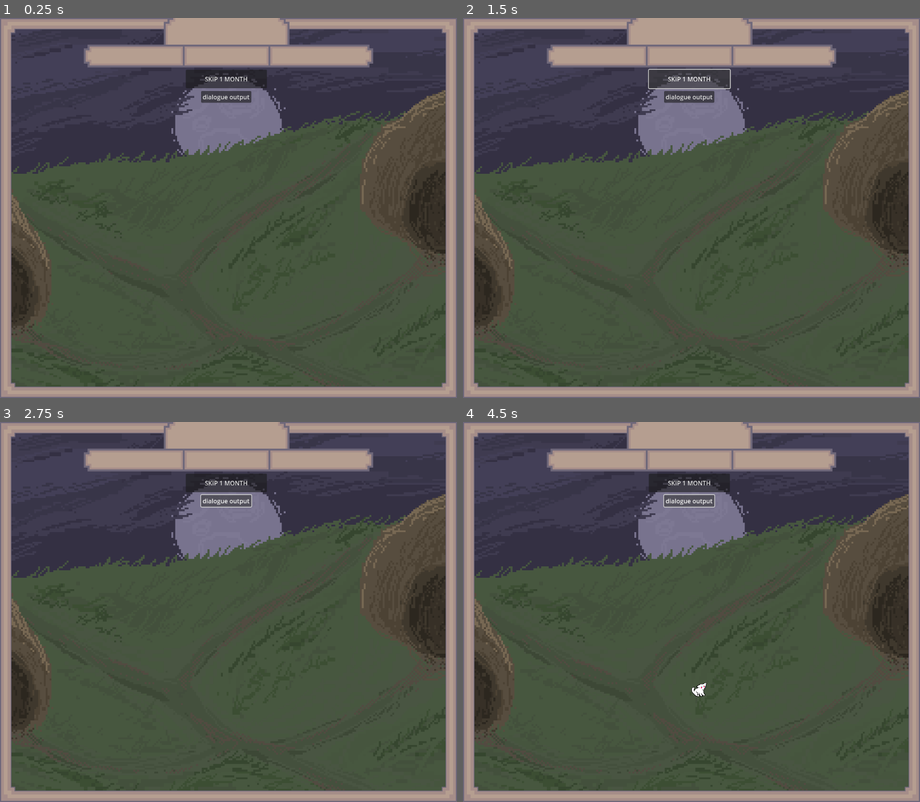
Above: before the commit, frames 1-4 (two rows, left to right).
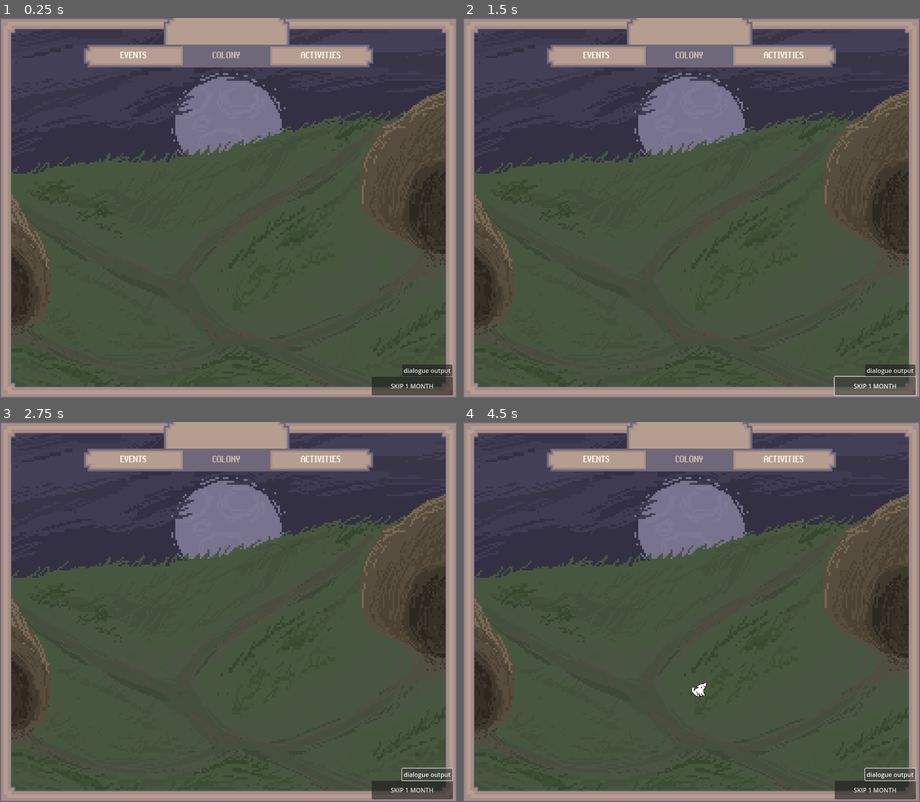
Above: after the commit, the same moments.

Repository: kanapuro/FelGen
Game: Godot game, scene res://scenes/ColonyView.tscn
Two runs of this game, one before a commit and one after it. Both use one fixed random seed, a clock stepped at 60 frames per second and the inputs below.
Inputs:
- Up to frame 1 (0.25 s): no input
- Up to frame 2 (1.5 s): click "SKIP 1 MONTH" at 0.5 s; click "SKIP 1 MONTH" at 1.25 s
- Up to frame 3 (2.75 s): click "dialogue output" at 2 s
- Up to frame 4 (4.5 s): click "dialogue output" at 2.75 s; click "SKIP 1 MONTH" at 3.5 s; click "dialogue output" at 4.25 s

The runs differ from the first frame. In frame 1, 3.3% of the frame differs, in the area x 26-100%, y 7-100%; in frame 2, 2.7%; in frame 3, 3.2%; in frame 4, 3.2%.

Commit message:
ui and topbar update
additional ui changes and functioning buttons + labels

Diff:
--- a/scenes/CatPage.tscn
+++ b/scenes/CatPage.tscn
@@ -1,6 +1,6 @@
 [gd_scene load_steps=6 format=3 uid="uid://b6rtkj6kpm8fd"]
 
-[ext_resource type="Texture2D" uid="uid://dg3o57hoy7eel" path="res://resources/ui/LIGHTbackground.png" id="1_d42bg"]
+[ext_resource type="Texture2D" uid="uid://dg3o57hoy7eel" path="res://resources/ui/LIGHT/LIGHTbackground.png" id="1_d42bg"]
 [ext_resource type="Script" uid="uid://bcxfi7hos02ou" path="res://scripts/CatPage.gd" id="1_sbb08"]
 [ext_resource type="FontFile" uid="uid://bd5jlefpj0cvq" path="res://resources/ui/runescape_uf.ttf" id="2_exu3d"]
 
--- a/scenes/ColonyView.tscn
+++ b/scenes/ColonyView.tscn
@@ -1,10 +1,19 @@
-[gd_scene load_steps=6 format=3 uid="uid://di5qd5vd0l7u7"]
+[gd_scene load_steps=12 format=3 uid="uid://di5qd5vd0l7u7"]
 
 [ext_resource type="PackedScene" uid="uid://bs13fm218nhyk" path="res://scenes/placeholdercamp1.tscn" id="1_slrft"]
-[ext_resource type="Texture2D" uid="uid://p7325v08yupw" path="res://resources/ui/LIGHTmainborder.png" id="2_y81b7"]
-[ext_resource type="Texture2D" uid="uid://cbgkoueu7maod" path="res://resources/ui/LIGHTtopbar.png" id="3_id520"]
+[ext_resource type="Texture2D" uid="uid://p7325v08yupw" path="res://resources/ui/LIGHT/LIGHTmainborder.png" id="2_y81b7"]
+[ext_resource type="Texture2D" uid="uid://cbgkoueu7maod" path="res://resources/ui/LIGHT/LIGHTtopbar.png" id="3_id520"]
 [ext_resource type="Script" uid="uid://dr0um4wpf6uap" path="res://scripts/TimeSkip.gd" id="4_61481"]
+[ext_resource type="Script" uid="uid://cvp3pd25a5bbf" path="res://scenes/Topbar.gd" id="4_ku7un"]
+[ext_resource type="Texture2D" uid="uid://u56jsiwcrcyj" path="res://resources/ui/LIGHT/LIGHTtopbarLEFT.png" id="4_y81b7"]
+[ext_resource type="Texture2D" uid="uid://dhmq03cc6pr2i" path="res://resources/ui/LIGHT/LIGHTtopbarMIDDLE.png" id="5_61481"]
 [ext_resource type="Script" uid="uid://c60arjdeuky7f" path="res://scripts/dialogueoutputtemplate.gd" id="5_ku7un"]
+[ext_resource type="Texture2D" uid="uid://bscg3qw4u3qer" path="res://resources/ui/LIGHT/LIGHTtopbarRIGHT.png" id="6_ku7un"]
+[ext_resource type="FontFile" uid="uid://bd5jlefpj0cvq" path="res://resources/ui/runescape_uf.ttf" id="6_vcqf4"]
+
+[sub_resource type="LabelSettings" id="LabelSettings_p6vrc"]
+font = ExtResource("6_vcqf4")
+font_size = 26
 
 [node name="Main" type="Node"]
 
@@ -27,18 +36,87 @@
 mouse_filter = 2
 texture = ExtResource("3_id520")
 
+[node name="Control" type="Control" parent="SharedUIContainer" node_paths=PackedStringArray("buttons", "labels")]
+process_mode = 3
+anchors_preset = 0
+offset_left = 224.0
+offset_top = 72.0
+offset_right = 976.0
+offset_bottom = 128.0
+script = ExtResource("4_ku7un")
+buttons = [NodePath("LeftButton"), NodePath("MiddleButton"), NodePath("RightButton")]
+labels = [NodePath("LeftLabel"), NodePath("MiddleLabel"), NodePath("RightLabel")]
+
+[node name="LeftButton" type="TextureRect" parent="SharedUIContainer/Control"]
+modulate = Color(1, 1, 1, 0.196078)
+layout_mode = 0
+offset_right = 256.0
+offset_bottom = 56.0
+texture = ExtResource("4_y81b7")
+
+[node name="MiddleButton" type="TextureRect" parent="SharedUIContainer/Control"]
+modulate = Color(1, 1, 1, 0.196078)
+layout_mode = 0
+offset_left = 261.0
+offset_top = 3.0
+offset_right = 481.0
+offset_bottom = 53.0
+texture = ExtResource("5_61481")
+
+[node name="RightButton" type="TextureRect" parent="SharedUIContainer/Control"]
+modulate = Color(1, 1, 1, 0.196078)
+layout_mode = 0
+offset_left = 486.0
+offset_top = 3.0
+offset_right = 752.0
+offset_bottom = 53.0
+texture = ExtResource("6_ku7un")
+
+[node name="LeftLabel" type="Label" parent="SharedUIContainer/Control"]
+layout_mode = 0
+offset_left = -4.0
+offset_top = -2.0
+offset_right = 258.0
+offset_bottom = 58.0
+text = "EVENTS"
+label_settings = SubResource("LabelSettings_p6vrc")
+horizontal_alignment = 1
+vertical_alignment = 1
+
+[node name="MiddleLabel" type="Label" parent="SharedUIContainer/Control"]
+layout_mode = 0
+offset_left = 258.0
+offset_top = -2.0
+offset_right = 484.0
+offset_bottom = 58.0
+text = "COLONY"
+label_settings = SubResource("LabelSettings_p6vrc")
+horizontal_alignment = 1
+vertical_alignment = 1
+
+[node name="RightLabel" type="Label" parent="SharedUIContainer/Control"]
+layout_mode = 0
+offset_left = 483.0
+offset_top = -2.0
+offset_right = 756.0
+offset_bottom = 58.0
+text = "ACTIVITIES"
+label_settings = SubResource("LabelSettings_p6vrc")
+horizontal_alignment = 1
+vertical_alignment = 1
+
 [node name="Timeskip" type="Button" parent="."]
-offset_left = 488.0
-offset_top = 136.0
-offset_right = 701.0
-offset_bottom = 185.0
+offset_left = 976.0
+offset_top = 944.0
+offset_right = 1189.0
+offset_bottom = 993.0
 text = "SKIP 1 MONTH"
 script = ExtResource("4_61481")
 
 [node name="DialogueTester" type="Button" parent="."]
-offset_left = 528.0
-offset_top = 192.0
-offset_right = 660.0
-offset_bottom = 223.0
+offset_left = 1056.0
+offset_top = 912.0
+offset_right = 1188.0
+offset_bottom = 943.0
 text = "dialogue output"
 script = ExtResource("5_ku7un")
--- /dev/null
+++ b/scenes/Topbar.gd
@@ -0,0 +1,72 @@
+extends Control
+class_name TabManager
+
+signal tab_opened(tab_index: int)
+
+# UI Elements
+@export var buttons: Array[TextureRect] = []  # Clickable button backgrounds
+@export var labels: Array[Label] = []        # Always-visible labels (positioned separately)
+@export var default_open := 1
+
+# Visual Settings
+@export var button_alphas := {
+	"normal": 0.0,
+	"hover": 0.5,
+	"active": 1.0
+}
+
+@export var label_colors := {
+	"normal": Color("#fef5ea"),
+	"hover": Color("#cabdad"),
+	"active": Color("#cabdad")
+}
+
+var current_active := -1
+
+func _ready():
+	assert(buttons.size() == labels.size(), "Element count mismatch")
+
+	for i in buttons.size():
+		var btn = buttons[i]
+		var lbl = labels[i]
+
+		# Button setup
+		btn.mouse_filter = Control.MOUSE_FILTER_STOP
+		btn.mouse_entered.connect(_on_element_hovered.bind(i, true))
+		btn.mouse_exited.connect(_on_element_hovered.bind(i, false))
+		btn.gui_input.connect(_on_button_pressed.bind(i))
+
+		# Initial state
+		btn.modulate.a = button_alphas["normal"]
+		lbl.modulate = label_colors["normal"]
+
+	set_active_tab(default_open)
+
+func _on_element_hovered(index: int, is_hovered: bool):
+	# Update button transparency
+	if index != current_active:
+		buttons[index].modulate.a = button_alphas["hover"] if is_hovered else button_alphas["normal"]
+
+	# Always update label color
+	labels[index].modulate = label_colors["hover"] if is_hovered else (
+		label_colors["active"] if index == current_active else label_colors["normal"]
+	)
+
+func _on_button_pressed(event: InputEvent, index: int):
+	if event is InputEventMouseButton and event.pressed and event.button_index == MOUSE_BUTTON_LEFT:
+		set_active_tab(index)
+
+func set_active_tab(new_active: int):
+	if new_active == current_active: return
+
+	# Reset previous tab
+	if current_active != -1:
+		buttons[current_active].modulate.a = button_alphas["normal"]
+		labels[current_active].modulate = label_colors["normal"]
+
+	# Set new active tab
+	current_active = new_active
+	buttons[new_active].modulate.a = button_alphas["active"]
+	labels[new_active].modulate = label_colors["active"]
+
+	tab_opened.emit(new_active)
--- a/scenes/placeholdercamp1.tscn
+++ b/scenes/placeholdercamp1.tscn
@@ -9,6 +9,7 @@
 script = ExtResource("1_e2kw7")
 
 [node name="Background" type="Sprite2D" parent="."]
+position = Vector2(9.53674e-07, 0)
 scale = Vector2(5, 5)
 texture = ExtResource("2_a2evy")
 centered = false
Renamed: resources/ui/LIGHTbackground.png -> resources/ui/LIGHT/LIGHTbackground.png
Not shown, added: resources/ui/LIGHT/LIGHTbackground.png.import
Renamed: resources/ui/LIGHTmainborder.png -> resources/ui/LIGHT/LIGHTmainborder.png
Not shown, changed: resources/ui/LIGHT/LIGHTmainborder.png.import
Renamed: resources/ui/LIGHTtopbar.png -> resources/ui/LIGHT/LIGHTtopbar.png
Not shown, added: resources/ui/LIGHT/LIGHTtopbar.png.import
Binary file added: resources/ui/LIGHT/LIGHTtopbarLEFT.png
Not shown, added: resources/ui/LIGHT/LIGHTtopbarLEFT.png.import
Binary file added: resources/ui/LIGHT/LIGHTtopbarMIDDLE.png
Not shown, changed: resources/ui/LIGHT/LIGHTtopbarMIDDLE.png.import
Binary file added: resources/ui/LIGHT/LIGHTtopbarRIGHT.png
Not shown, changed: resources/ui/LIGHT/LIGHTtopbarRIGHT.png.import
(and 1 more such lines)
